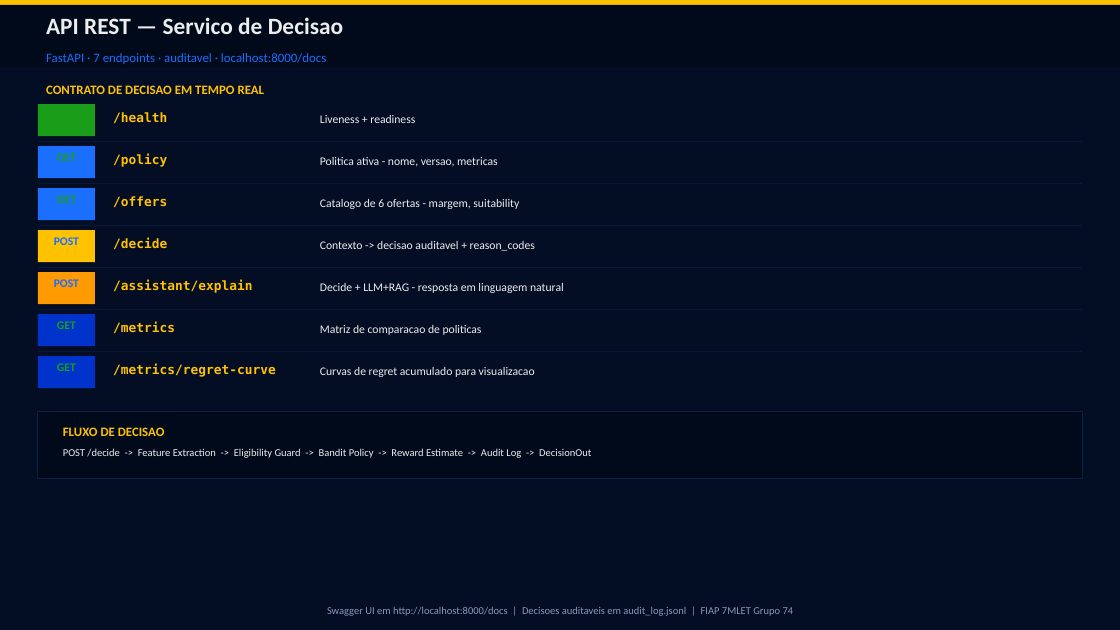
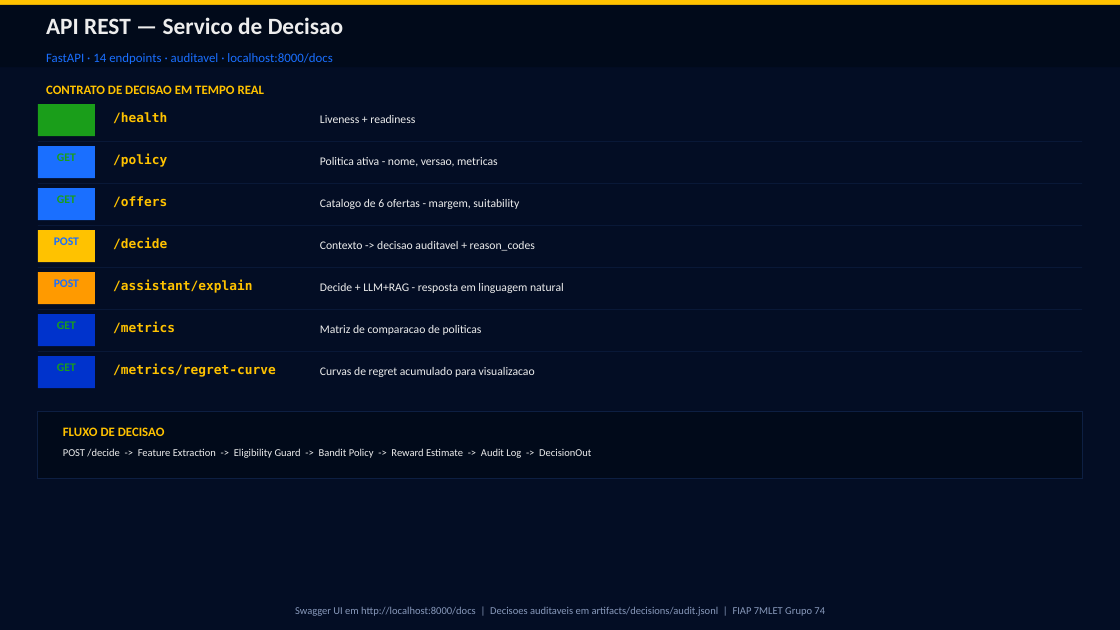
Before and after one commit to dionebraga/datathon-7mlet-grupo-74, a slide deck: slide 23 of docs/Adaptive-Offers-Pitch-Grupo74.pptx (slide 21 before the commit). Drawn at 1120x630 pixels with LibreOffice and Linux fonts; fonts in the diff are those of the drawing. Boxes give left, top, right and bottom in pixels: in the first picture for what was removed or moved away, otherwise in the second. Text is boxed around its words. In the diff, an @@ line names an element or a change of style, - is before the commit and + after.

```diff
--- a/docs/Adaptive-Offers-Pitch-Grupo74.pptx
+++ b/docs/Adaptive-Offers-Pitch-Grupo74.pptx
@@ text at (x1=46, y1=53, x2=332, y2=64): text changed @@
-FastAPI · 7 endpoints · auditavel · localhost:8000/docs
+FastAPI · 14 endpoints · auditavel · localhost:8000/docs
@@ text at (x1=295, y1=607, x2=825, y2=616): text changed @@
-Swagger UI em http://localhost:8000/docs | Decisoes auditaveis em audit_log.jsonl | FIAP 7MLET Grupo 74
+Swagger UI em http://localhost:8000/docs | Decisoes auditaveis em artifacts/decisions/audit.jsonl | FIAP 7MLET Grupo 74
```
Also in this commit, not shown: 4 other slides changed, 2 slides added, 9 other files.
